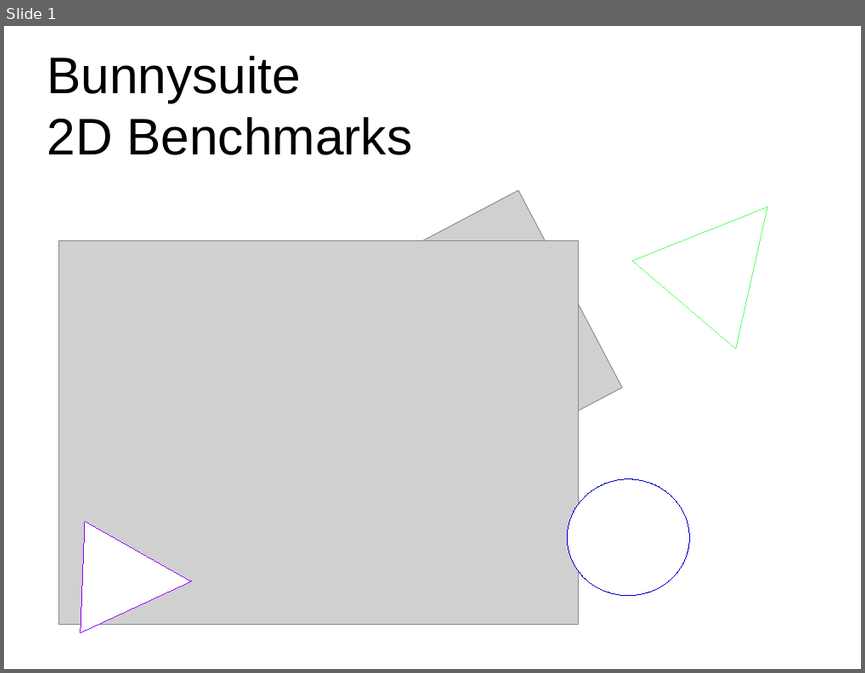
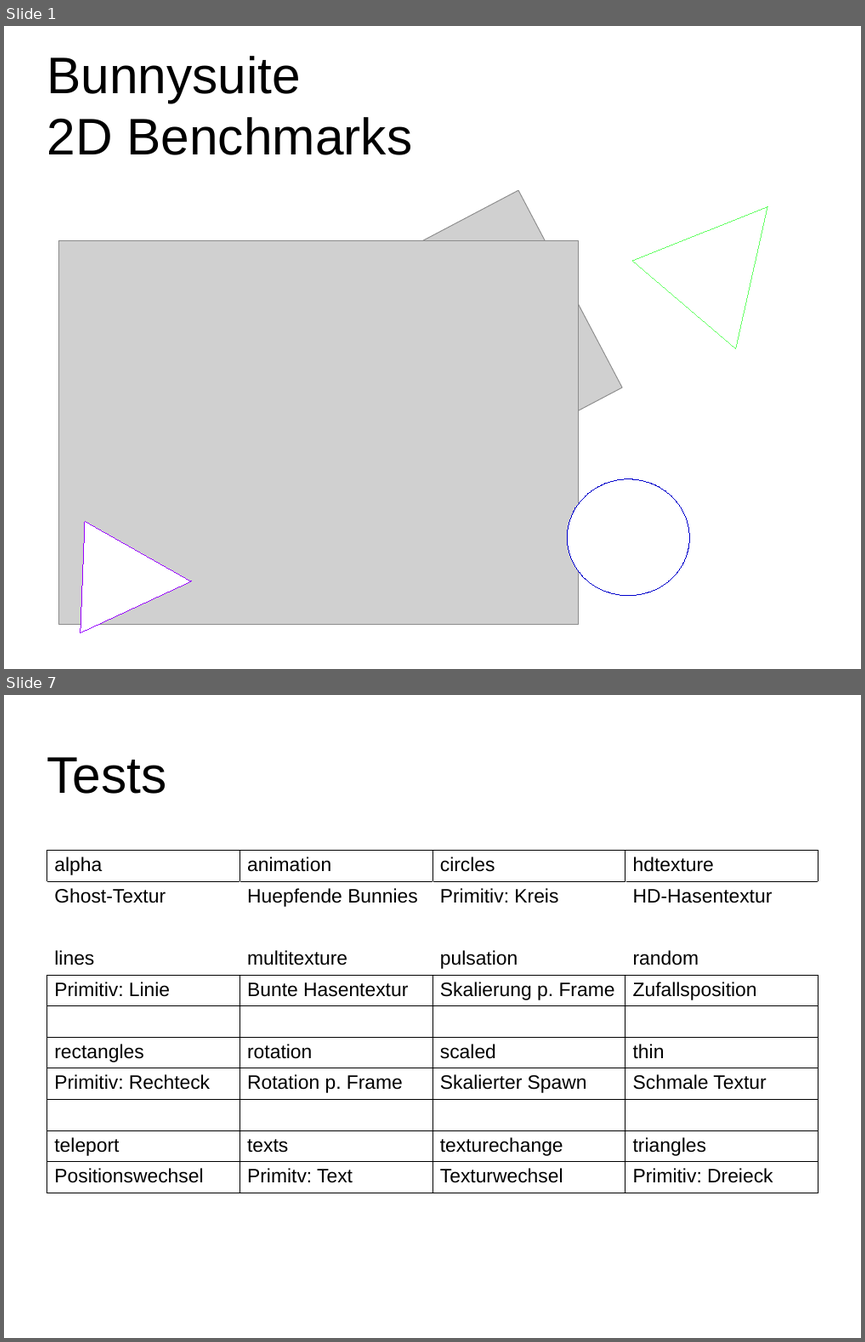
Before and after one commit to LiXiling/bunnysuite, a slide deck: Ausarbeitung/Presentation.odp. Shown one above the other, each under a label of ours: slide 1 before the commit, slides 1 and 7 after it; the slides between them are not shown. The pictures are 865x673 and 865x1342 pixels, drawn with LibreOffice and Linux fonts; fonts in the diff are those of the drawing; grey boxes stand for pictures; background and template pictures are left out. Boxes give left, top, right and bottom in pixels: in the first picture for what was removed or moved away, otherwise in the second. Text is boxed around its words. In the diff, an @@ line names an element or a change of style, - is before the commit and + after.

Commit message:
presentation and finally hd textur

```diff
--- a/Ausarbeitung/Presentation.odp
+++ b/Ausarbeitung/Presentation.odp
@@ slide 7 added at (4,695,861,1338), background #FFFFFF @@
@@ title added at (46,757,166,794), 47.6 pt, text #000000 @@
+Tests
@@ table added at (46,850,818,1186), 11 rows, 4 columns @@
+alpha | animation | circles | hdtexture
+Ghost-Textur | Huepfende Bunnies | Primitiv: Kreis | HD-Hasentextur
+ |  |  | 
+lines | multitexture | pulsation | random
+Primitiv: Linie | Bunte Hasentextur | Skalierung p. Frame | Zufallsposition
+ |  |  | 
+rectangles | rotation | scaled | thin
+Primitiv: Rechteck | Rotation p. Frame | Skalierter Spawn | Schmale Textur
+ |  |  | 
+teleport | texts | texturechange | triangles
+Positionswechsel | Primitv: Text | Texturwechsel | Primitiv: Dreieck
```
Also in this commit, not shown: 2 slides changed, 3 other slides added, 2 slides removed, 1 other file.
